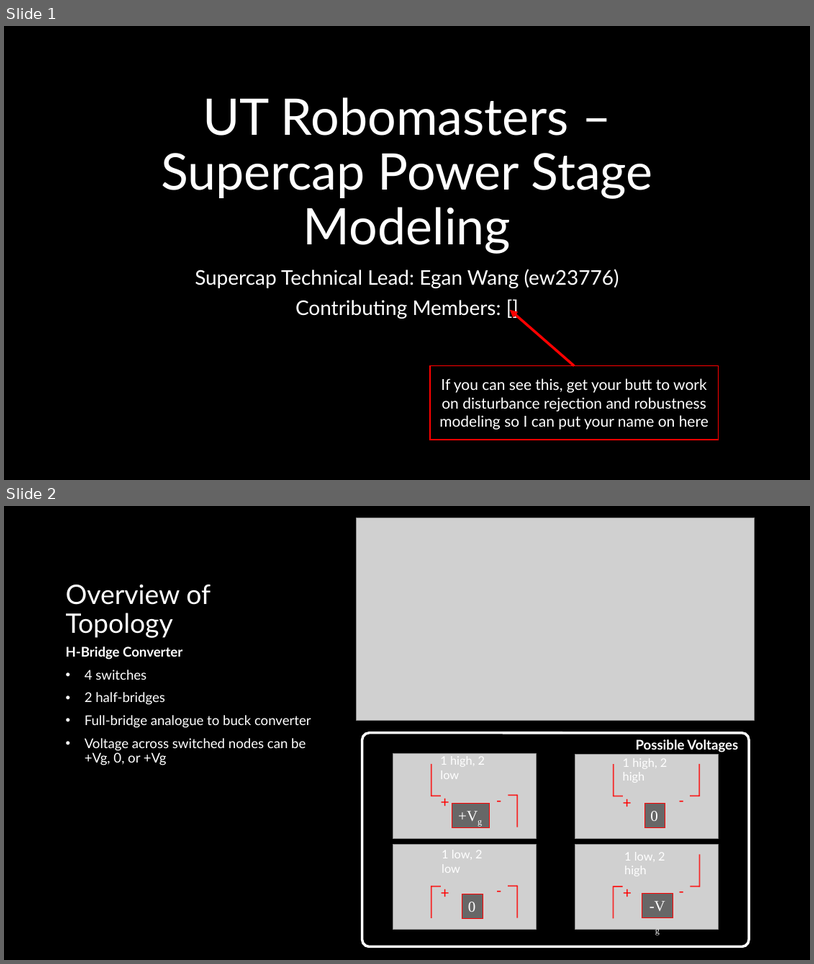
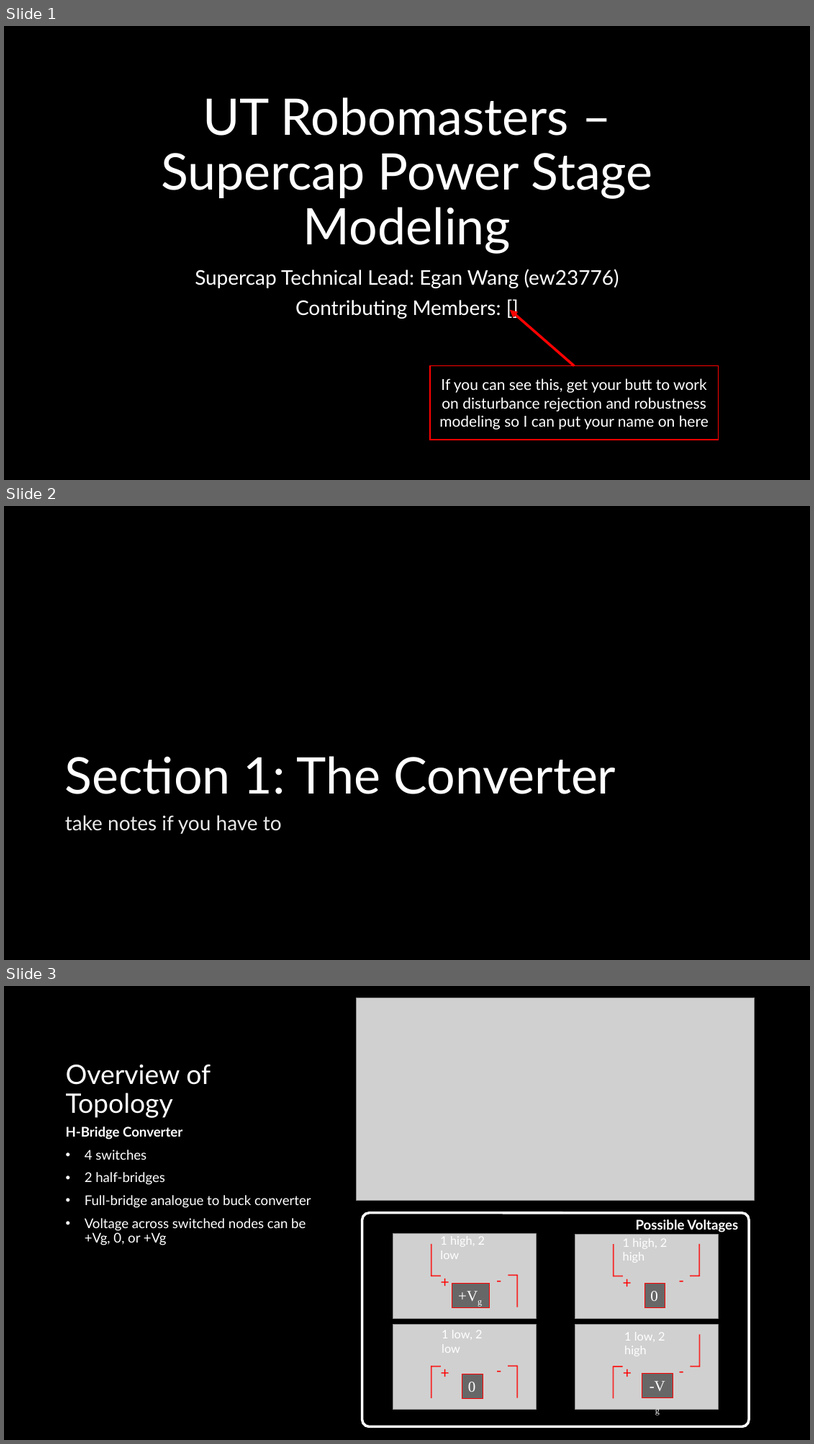
Before and after one commit to ut-ras/rm_electrical-supercap_v2, a slide deck: UT Robomasters – Supercap Power Stage Modeling.pptx. Shown one above the other, each under a label of ours: slides 1 and 2 before the commit, slides 1, 2 and 3 after it. The pictures are 814x964 and 814x1444 pixels, drawn with LibreOffice and Linux fonts; fonts in the diff are those of the drawing; grey boxes stand for pictures. Boxes give left, top, right and bottom in pixels: in the first picture for what was removed or moved away, otherwise in the second. Text is boxed around its words. In the diff, an @@ line names an element or a change of style, - is before the commit and + after.

```diff
--- a/UT Robomasters – Supercap Power Stage Modeling.pptx
+++ b/UT Robomasters – Supercap Power Stage Modeling.pptx
@@ slide 2 added at [4, 506, 810, 960], background #000000 @@
@@ title added at [65, 756, 616, 794], 60 pt, text #FFFFFF @@
+Section 1: The Converter
@@ text added at [65, 815, 282, 834], 24 pt, text #EAEAEA @@
+take notes if you have to
@@ what was slide 2 is now slide 3 @@
```
Also in this commit, not shown: 1 slide changed, 3 other slides added, 1 other file.
